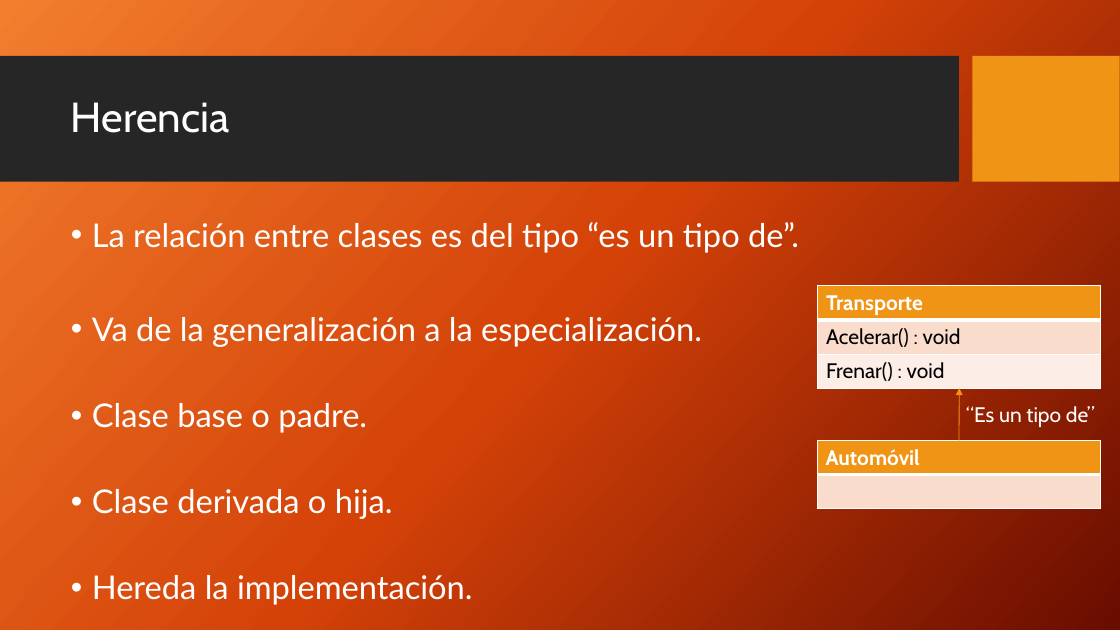
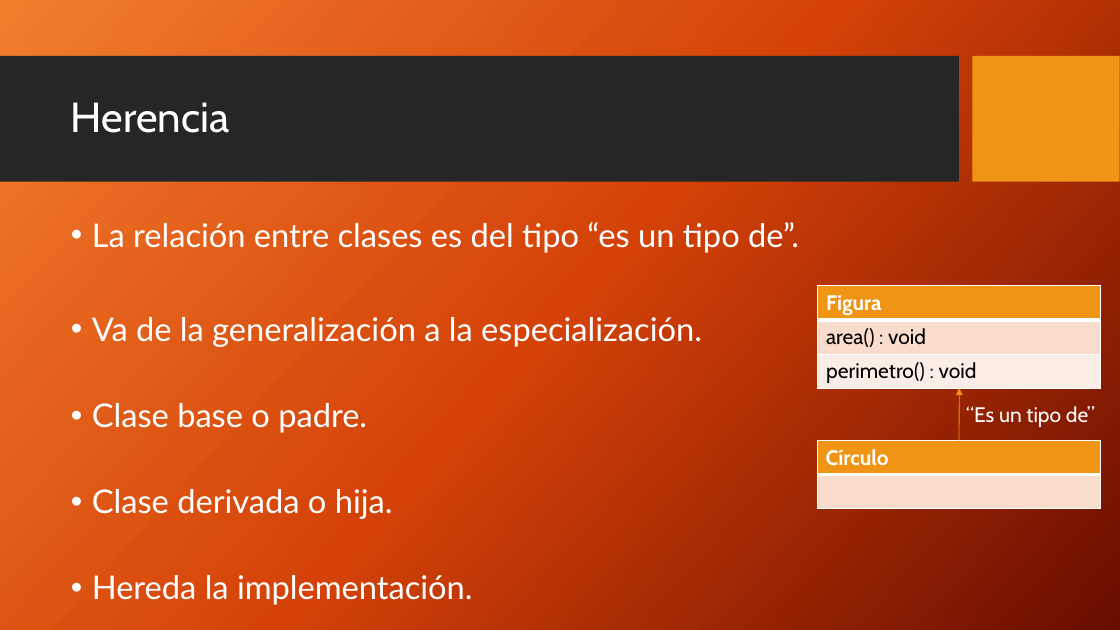
Before and after one commit to FedeDavila1984/utn_prog_y_lab_II, a slide deck: slide 6 of PPTs/ProgramacionII_Clase_02-2018.pptx. Drawn at 1120x630 pixels with LibreOffice and Linux fonts; fonts in the diff are those of the drawing; background and template pictures are left out. Boxes give left, top, right and bottom in pixels: in the first picture for what was removed or moved away, otherwise in the second. Text is boxed around its words. In the diff, an @@ line names an element or a change of style, - is before the commit and + after.

```diff
--- a/PPTs/ProgramacionII_Clase_02-2018.pptx
+++ b/PPTs/ProgramacionII_Clase_02-2018.pptx
@@ table at bbox=[818, 286, 1102, 388] @@
-row 1, column 1: Transporte
+row 1, column 1: Figura
-row 2, column 1: Acelerar() : void
+row 2, column 1: area() : void
-row 3, column 1: Frenar() : void
+row 3, column 1: perimetro() : void
@@ table at bbox=[818, 441, 1102, 509] @@
-row 1, column 1: Automóvil
+row 1, column 1: Círculo
```
Also in this commit, not shown: 1 other slide changed, 3 slides added, 1 other file.
